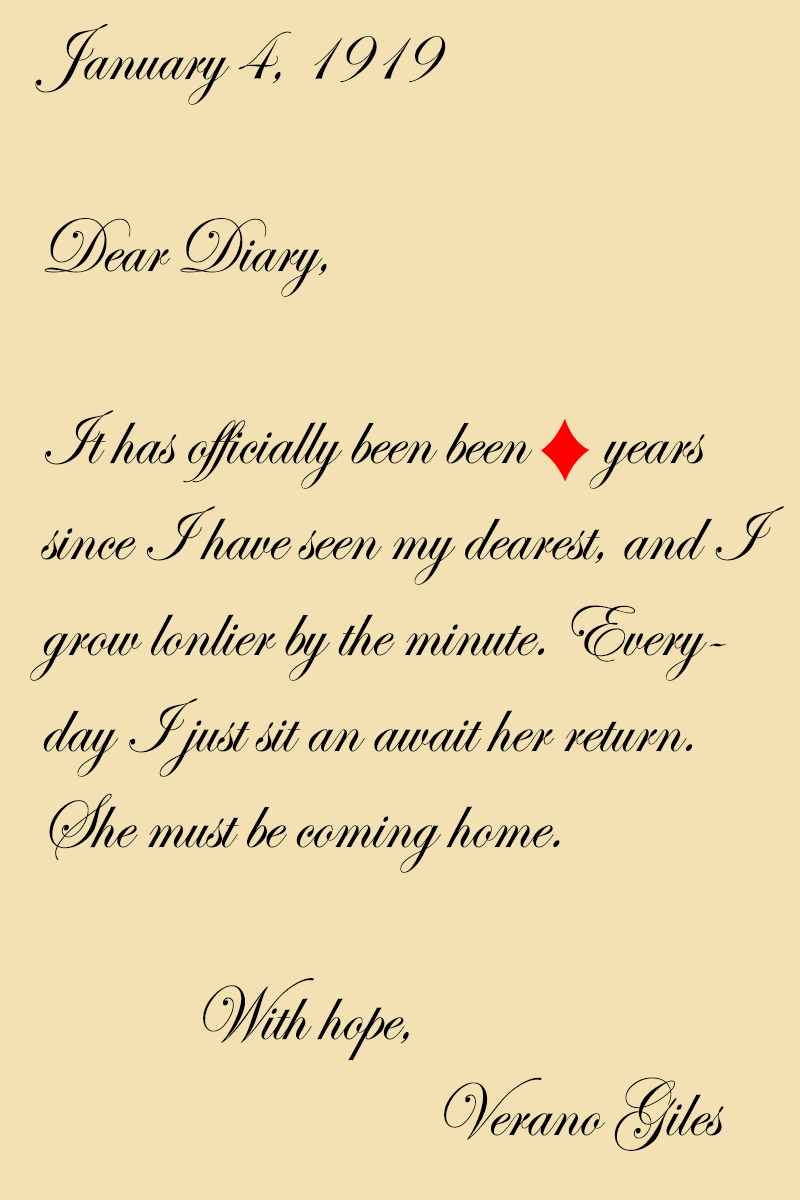
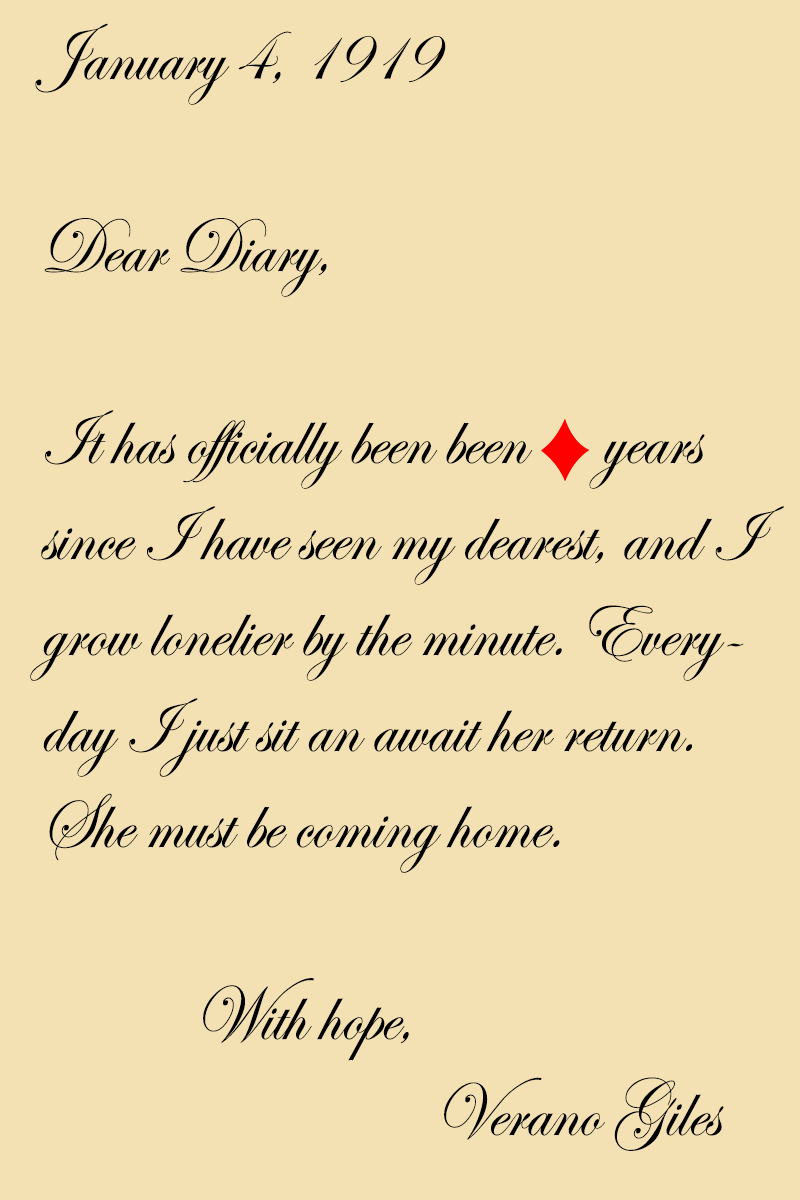
Layer changes from the first 800×1200 image to the second:
painted on "January 4, 1919 Dear Diary, It has officially been been" over [45, 226, 783, 1133]
